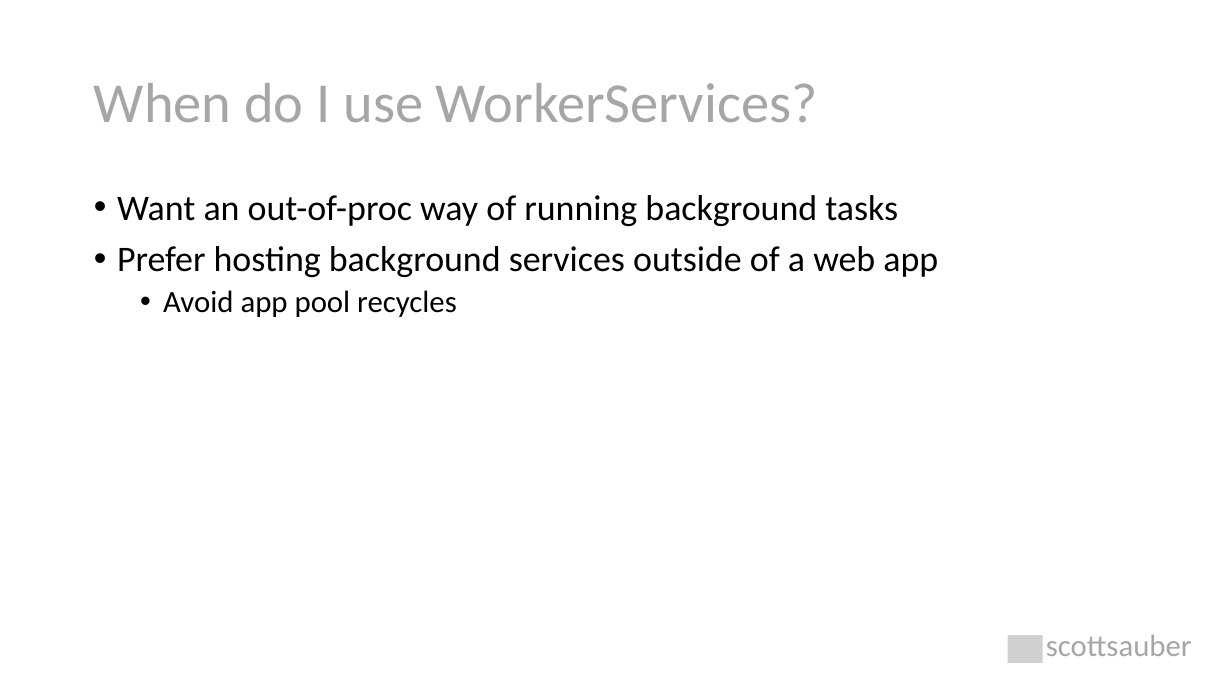
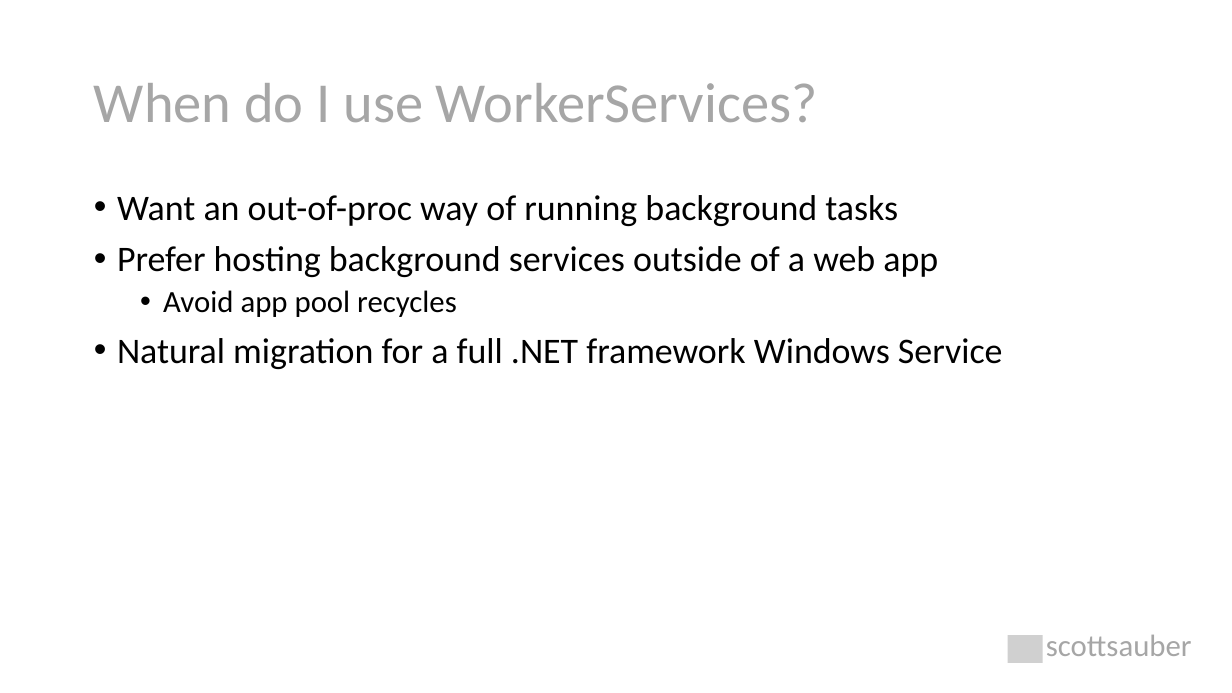
Before and after one commit to nirzaf/DotNetWorkShopTalk, a slide deck: slide 29 of 2020-10-16 - NDC Sydney - The Background on Background Tasks in .NET Core/The Background on Background Tasks.pptx. Drawn at 1232x693 pixels with LibreOffice and Linux fonts; fonts in the diff are those of the drawing; grey boxes stand for pictures. Boxes give left, top, right and bottom in pixels: in the first picture for what was removed or moved away, otherwise in the second. Text is boxed around its words. In the diff, an @@ line names an element or a change of style, - is before the commit and + after.

```diff
--- a/2020-10-16 - NDC Sydney - The Background on Background Tasks in .NET Core/The Background on Background Tasks.pptx
+++ b/2020-10-16 - NDC Sydney - The Background on Background Tasks in .NET Core/The Background on Background Tasks.pptx
@@ text at (117,338,1003,369): paragraph added @@
+• Natural migration for a full .NET framework Windows Service
```
Also in this commit, not shown: 4 other slides changed, 16 other files.
